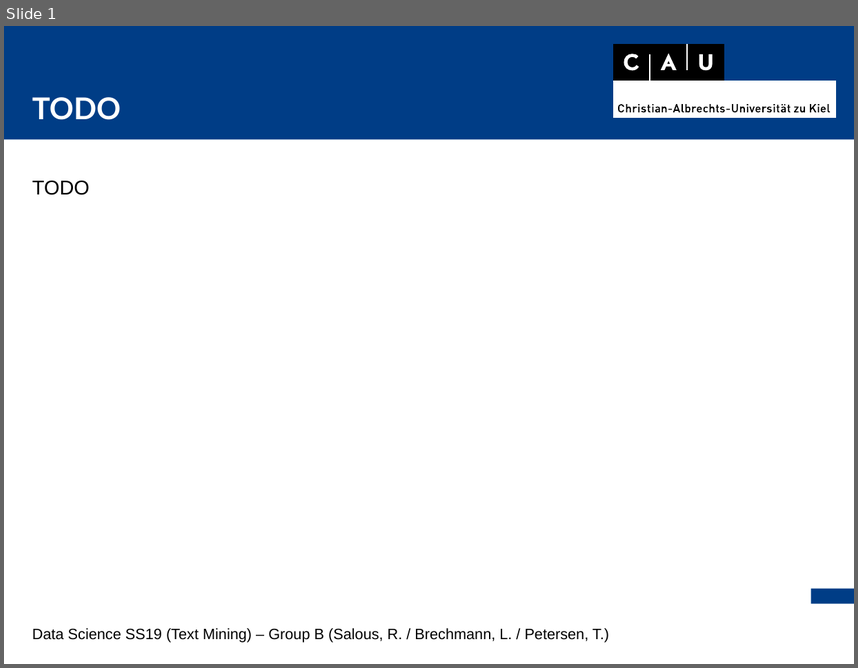
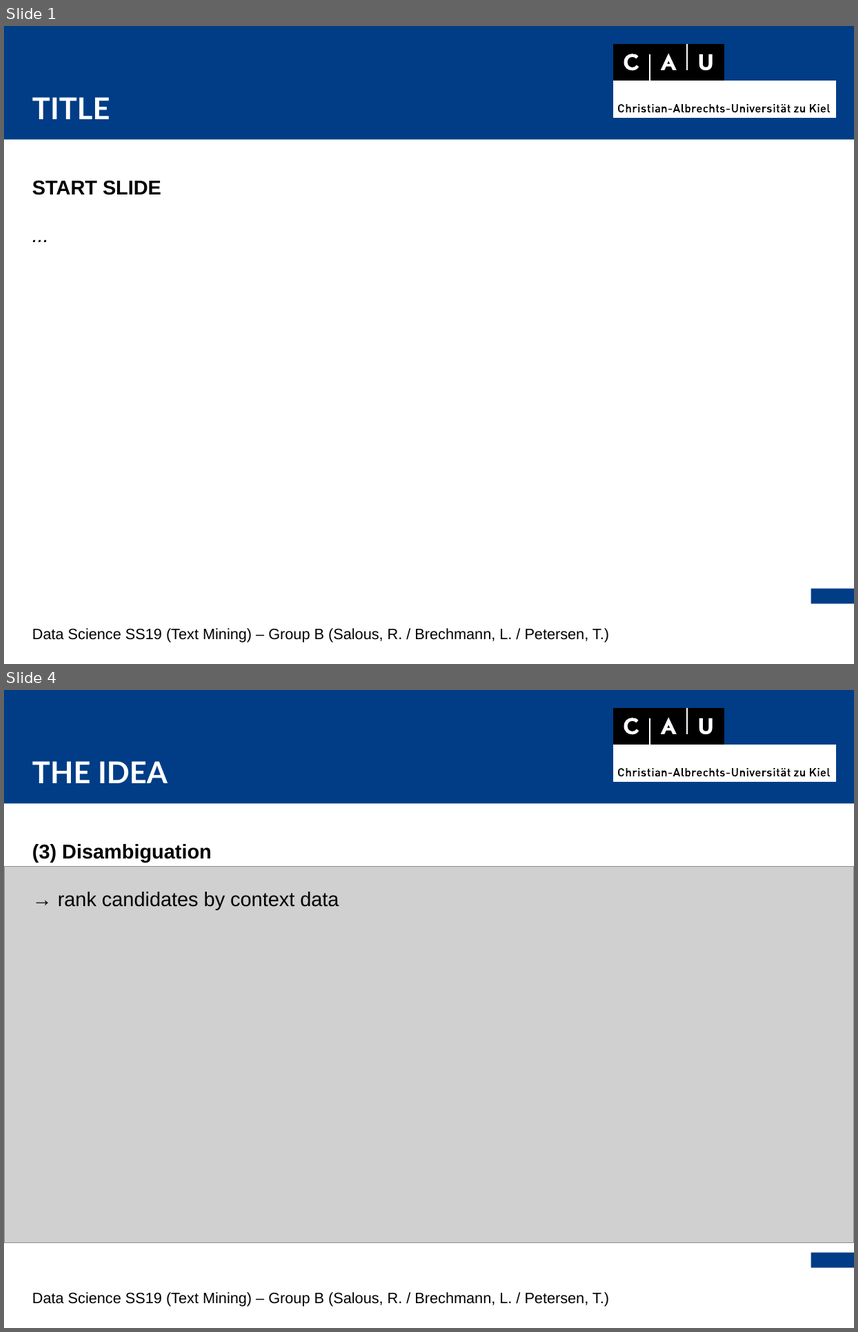
Before and after one commit to thorge/concept-ranking, a slide deck: presentation/pres.odp. Shown one above the other, each under a label of ours: slide 1 before the commit, slides 1 and 4 after it; the slides between them are not shown. The pictures are 858x668 and 858x1332 pixels, drawn with LibreOffice and Linux fonts; fonts in the diff are those of the drawing; grey boxes stand for pictures. Boxes give left, top, right and bottom in pixels: in the first picture for what was removed or moved away, otherwise in the second. Text is boxed around its words. In the diff, an @@ line names an element or a change of style, - is before the commit and + after.

Commit message:
started with presentation slides

```diff
--- a/presentation/pres.odp
+++ b/presentation/pres.odp
@@ slide 4 added at <box>4,690,854,1328</box>, background #FFFFFF; not listed: 10 template elements that a slide beside it also shows @@
@@ text added at <box>32,761,168,783</box>, 24 pt, text #FFFFFF, bold @@
+THE IDEA
@@ text added at <box>32,844,339,910</box>, 16 pt, text #000000 @@
+(3) Disambiguation
+→ rank candidates by context data
@@ picture added at <box>4,867,854,1242</box> @@
@@ text added at <box>32,1292,609,1306</box>, 12 pt, text #000000 @@
+Data Science SS19 (Text Mining) – Group B (Salous, R. / Brechmann, L. / Petersen, T.)
@@ slide 1 changed as well @@
@@ text at <box>32,97,110,119</box>: text changed @@
-TODO
+TITLE
@@ text at <box>32,180,161,195</box>: text changed; bold on @@
-TODO
+START SLIDE
+...
```
Also in this commit, not shown: 2 other slides added, 1 other file.
